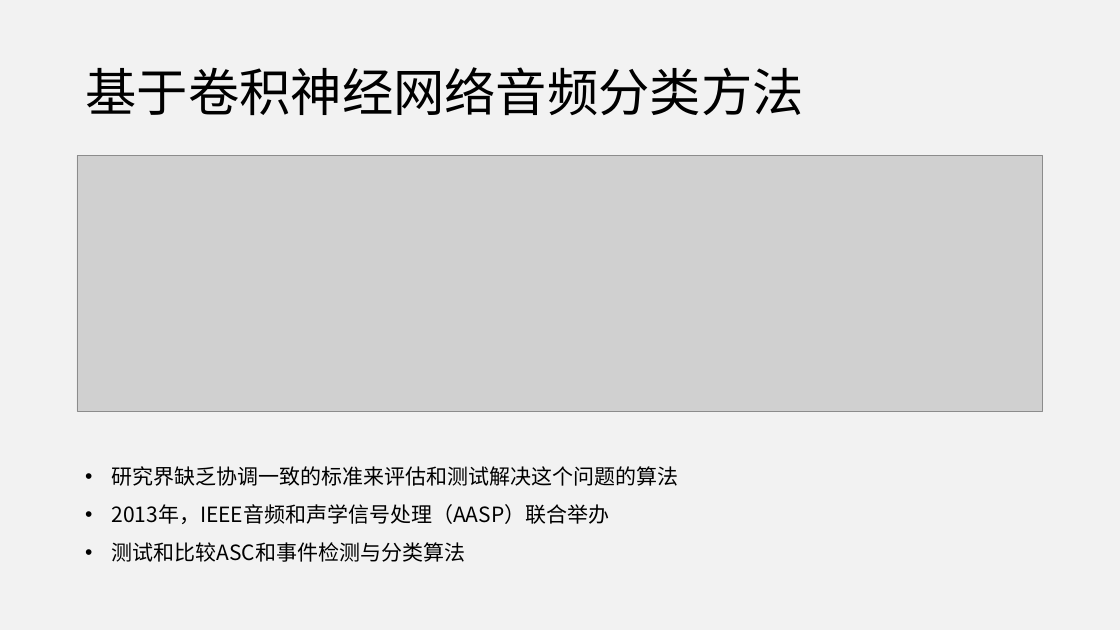
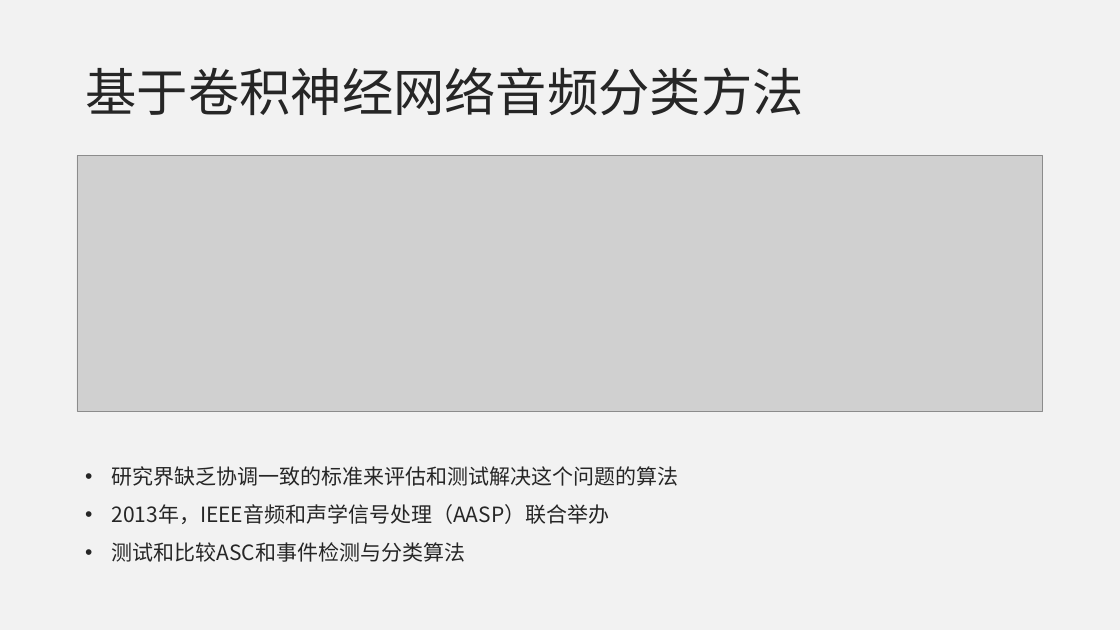
Before and after one commit to jumper3/paper, a slide deck: slide 9 of 开题报告/答辩.pptx. Drawn at 1120x630 pixels with LibreOffice and Linux fonts; fonts in the diff are those of the drawing; grey boxes stand for pictures. Boxes give left, top, right and bottom in pixels: in the first picture for what was removed or moved away, otherwise in the second. Text is boxed around its words. In the diff, an @@ line names an element or a change of style, - is before the commit and + after.

```diff
--- a/开题报告/答辩.pptx
+++ b/开题报告/答辩.pptx
@@ title "基于卷积神经网络音频分类方法" at <box>85,67,804,115</box>: text colour #000000 to #262626 @@
@@ text "研究界缺乏协调一致的标准来评估和测试解决这个问题的算法" at <box>111,466,678,562</box>: text colour #000000 to #262626 @@
```
Also in this commit, not shown: 2 other slides changed, 16 slides added, 1 slide removed, 2 other files.
